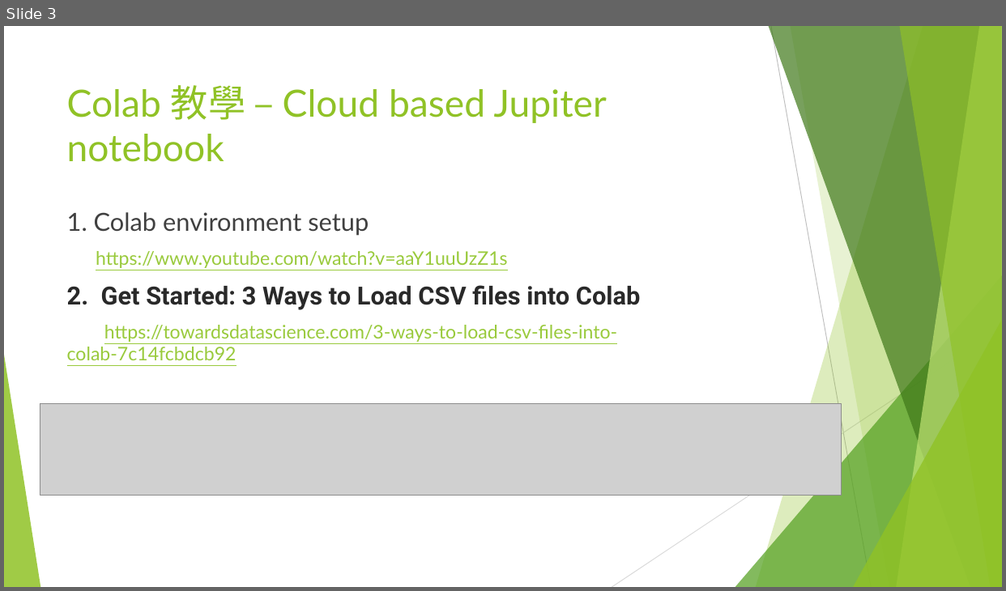
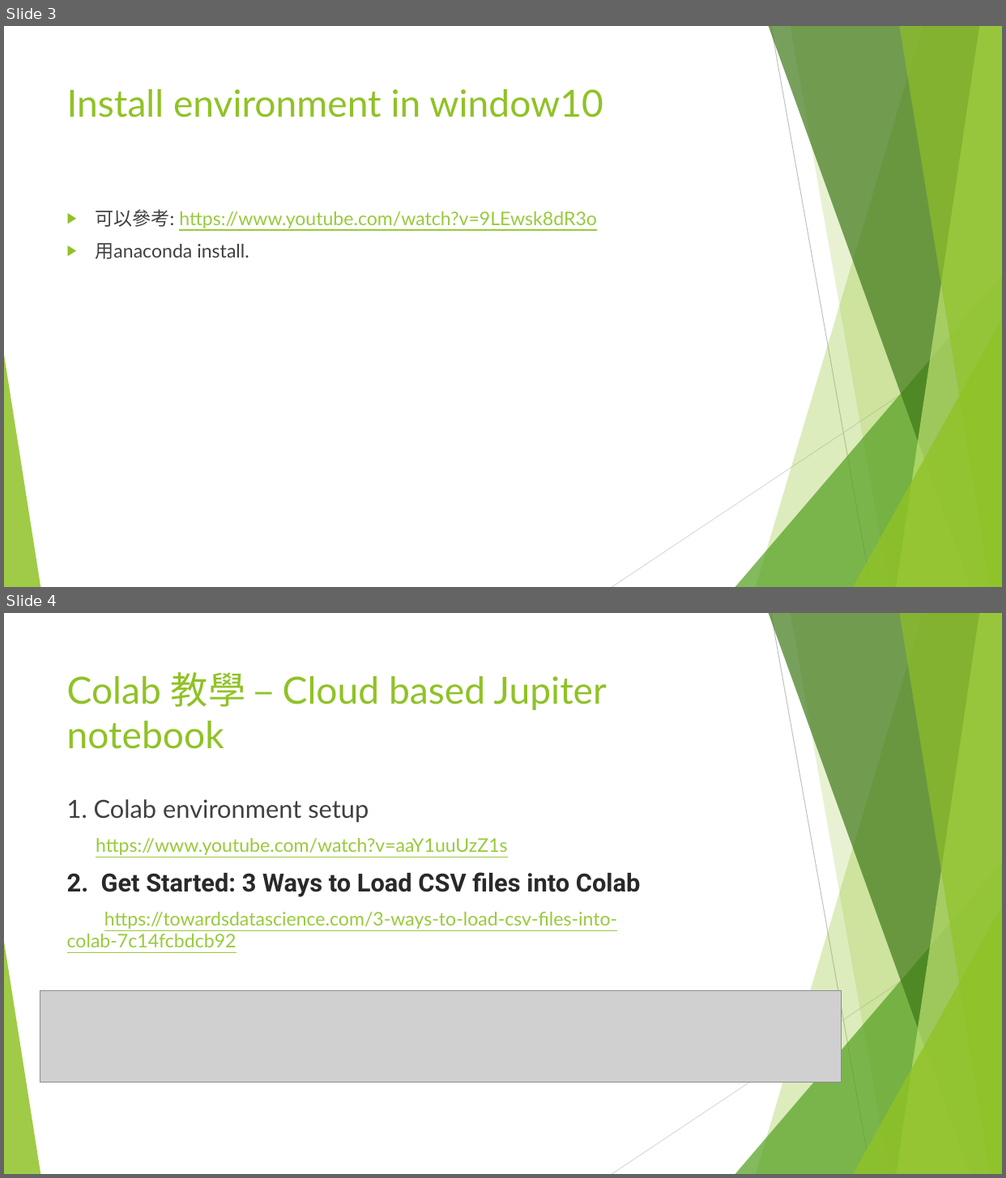
Before and after one commit to Scott-S-Lin/NTUT_PhD, a slide deck: Google TensorFlow 2.pptx. Shown one above the other, each under a label of ours: slide 3 before the commit, slides 3 and 4 after it. The pictures are 1006x591 and 1006x1178 pixels, drawn with LibreOffice and Linux fonts; fonts in the diff are those of the drawing; grey boxes stand for pictures. Boxes give left, top, right and bottom in pixels: in the first picture for what was removed or moved away, otherwise in the second. Text is boxed around its words. In the diff, an @@ line names an element or a change of style, - is before the commit and + after.

```diff
--- a/Google TensorFlow 2.pptx
+++ b/Google TensorFlow 2.pptx
@@ slide 3 added at [4, 26, 1002, 587], background #FFFFFF; not listed: 10 template elements that a slide beside it also shows @@
@@ title added at [67, 89, 603, 118], 36 pt, text #90C226 @@
+Install environment in window10
@@ text added at [95, 209, 597, 259], 18 pt, text #99CA3C, underline @@
+▶ 可以參考: https://www.youtube.com/watch?v=9LEwsk8dR3o
+▶ 用anaconda install.
@@ what was slide 3 is now slide 4 @@
```
